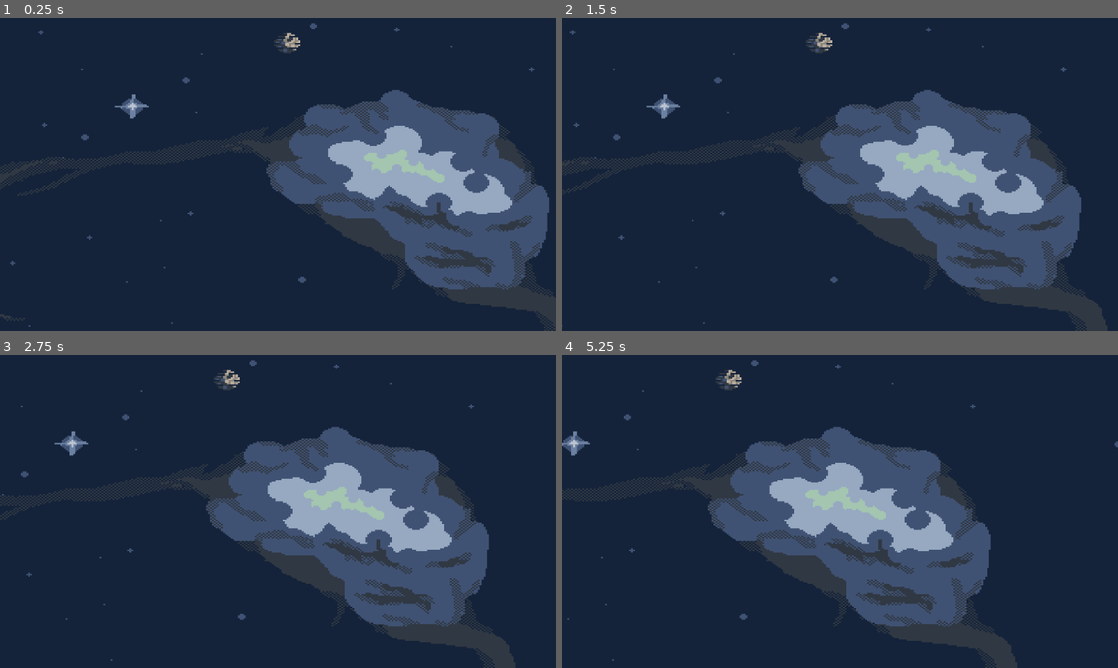
Above: before the commit, frames 1-4 (two rows, left to right).
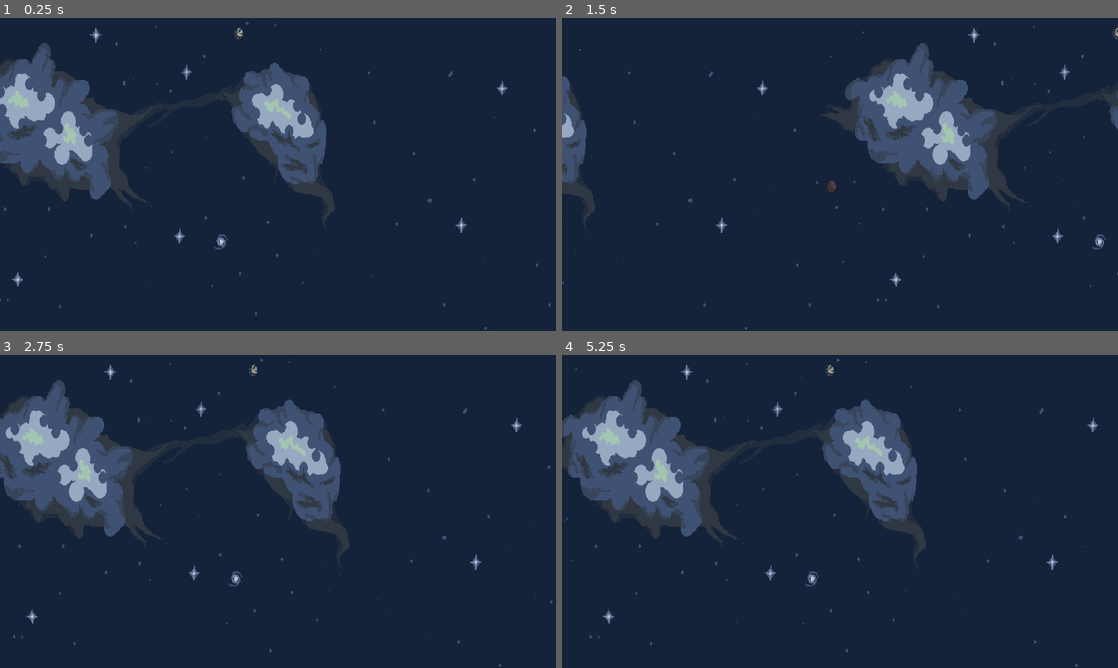
Above: after the commit, the same moments.

Repository: Rotta-Games/ragerootin
Game: Godot game, scene res://game_background.tscn
The game is run twice, just before and just after one commit, with the same random seed, the same clock (stepped at 60 frames per second) and the same inputs. This scene is started directly instead of the project's main scene.
Inputs (mouse positions are in pixels of both pictures, inside the frame that each line leads up to):
- Up to frame 1 (0.25 s): no input
- Up to frame 2 (1.5 s): tap Enter at 0.5 s; move the mouse to (962, 158) at 0.52 s; hold Right 0.53-1.28 s; click (962, 158) at 0.67 s; move the mouse to (728, 190) at 1.27 s; hold Left from 1.28 s (still down)
- Up to frame 3 (2.75 s): move the mouse to (333, 442) at 2.02 s; release Left at 2.03 s; hold Right from 2.03 s (still down)
- Up to frame 4 (5.25 s): move the mouse to (812, 574) at 2.77 s; click (812, 574) at 2.92 s; move the mouse to (1006, 558) at 3.52 s; release Right at 3.53 s; hold Left from 3.53 s (still down); move the mouse to (673, 464) at 4.27 s; move the mouse to (867, 511) at 5.02 s; click (867, 511) at 5.17 s

The runs differ from the first frame. In frame 1, 34% of the frame differs, in the area x 0-100%, y 1-100%; in frame 2, 27%; in frame 3, 33%; in frame 4, 33%.

Commit message:
Janky bgscroll

Diff:
--- a/ParallaxBackground.gd
+++ b/ParallaxBackground.gd
@@ -9,5 +9,5 @@
 
 # Called every frame. 'delta' is the elapsed time since the previous frame.
 func _process(delta):
-	self.offsetLoc = self.offsetLoc - 50 * delta
+	self.offsetLoc = self.offsetLoc - 500 * delta
 	set_scroll_offset(Vector2(self.offsetLoc,0))
--- a/game_background.tscn
+++ b/game_background.tscn
@@ -11,11 +11,15 @@
 [node name="BackgroundSprite" type="Sprite2D" parent="ParallaxBackground"]
 
 [node name="ParallaxLayer" type="ParallaxLayer" parent="ParallaxBackground"]
+texture_repeat = 2
+motion_mirroring = Vector2(1280, 2.08165e-12)
 
 [node name="UndecidedParallaxSprite" type="Sprite2D" parent="ParallaxBackground/ParallaxLayer"]
-position = Vector2(1244, 530)
-scale = Vector2(3.88125, 2.95)
+texture_repeat = 3
+position = Vector2(7.15256e-07, 6.19888e-05)
+scale = Vector2(1.3, 1.8)
 texture = ExtResource("1_runqh")
+centered = false
 
 [node name="ParallaxLayer2" type="ParallaxLayer" parent="ParallaxBackground"]
 
